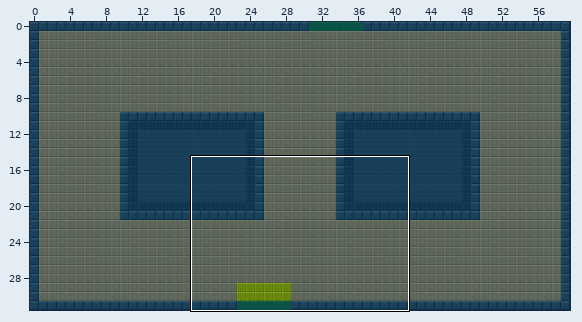
An edit to a level. Tiled map (JSON), public/maps/campaign_01_room_002.json. The picture above shows the old version from afar; the outline marks the close-up.
Close-up. As it was:
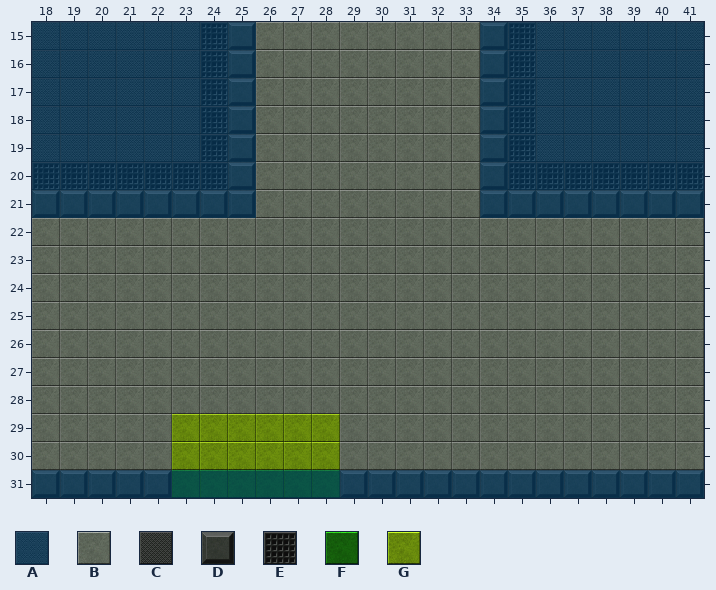
Cells are 32x32 px. Shown: x 18..41, y 15..31. The commit also changed other parts of the map, which this record leaves out.
Key: from "collision_tiles": A 0; from "floor": B 0, C 16, D 19, E 20, F 56, G 70.
_ is an empty cell.
Layer "terrain" before, first column x 18:
15 CCCCCCEDBBBBBBBBDECCCCCC
16 CCCCCCEDBBBBBBBBDECCCCCC
17 CCCCCCEDBBBBBBBBDECCCCCC
18 CCCCCCEDBBBBBBBBDECCCCCC
19 CCCCCCEDBBBBBBBBDECCCCCC
20 EEEEEEEDBBBBBBBBDEEEEEEE
21 DDDDDDDDBBBBBBBBDDDDDDDD
22 BBBBBBBBBBBBBBBBBBBBBBBB
23 BBBBBBBBBBBBBBBBBBBBBBBB
24 BBBBBBBBBBBBBBBBBBBBBBBB
25 BBBBBBBBBBBBBBBBBBBBBBBB
26 BBBBBBBBBBBBBBBBBBBBBBBB
27 BBBBBBBBBBBBBBBBBBBBBBBB
28 BBBBBBBBBBBBBBBBBBBBBBBB
29 BBBBBGGGGGGBBBBBBBBBBBBB
30 BBBBBGGGGGGBBBBBBBBBBBBB
31 DDDDDFFFFFFDDDDDDDDDDDDD
Layer "collision" before, first column x 18:
15 AAAAAAAA________AAAAAAAA
16 AAAAAAAA________AAAAAAAA
17 AAAAAAAA________AAAAAAAA
18 AAAAAAAA________AAAAAAAA
19 AAAAAAAA________AAAAAAAA
20 AAAAAAAA________AAAAAAAA
21 AAAAAAAA________AAAAAAAA
22 ________________________
23 ________________________
24 ________________________
25 ________________________
26 ________________________
27 ________________________
28 ________________________
29 ________________________
30 ________________________
31 AAAAAAAAAAAAAAAAAAAAAAAA
New version:
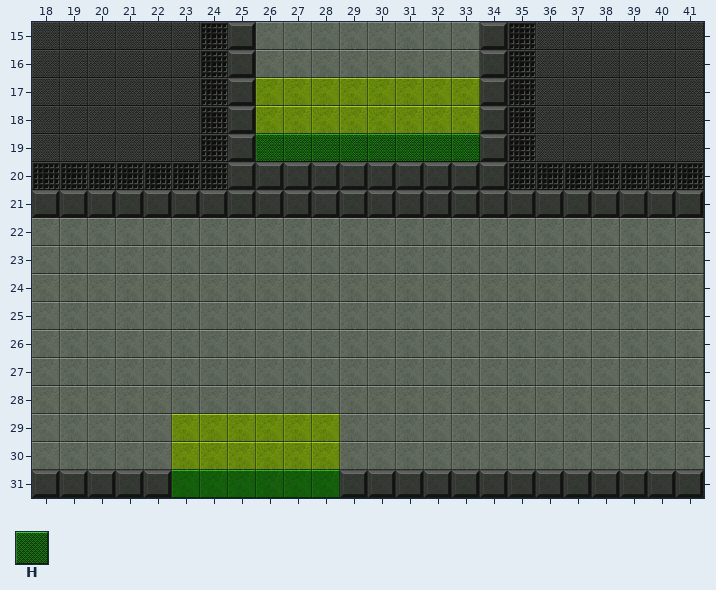
Further tiles: from "floor": H 58.
See-through tiles are keyed as they look on the map.
The exact change:
Changed rows in their new state; . is an unchanged cell.
Layer "terrain":
first column x 26:
17 GGGGGGGG
18 GGGGGGGG
19 HHHHHHHH
20 DDDDDDDD
21 DDDDDDDD
Layer "collision" (now hidden):
first column x 18:
15 ________........________
16 ________........________
17 ________........________
18 ________........________
19 ________........________
20 ________........________
21 ________........________
first column x 18:
31 ________________________
